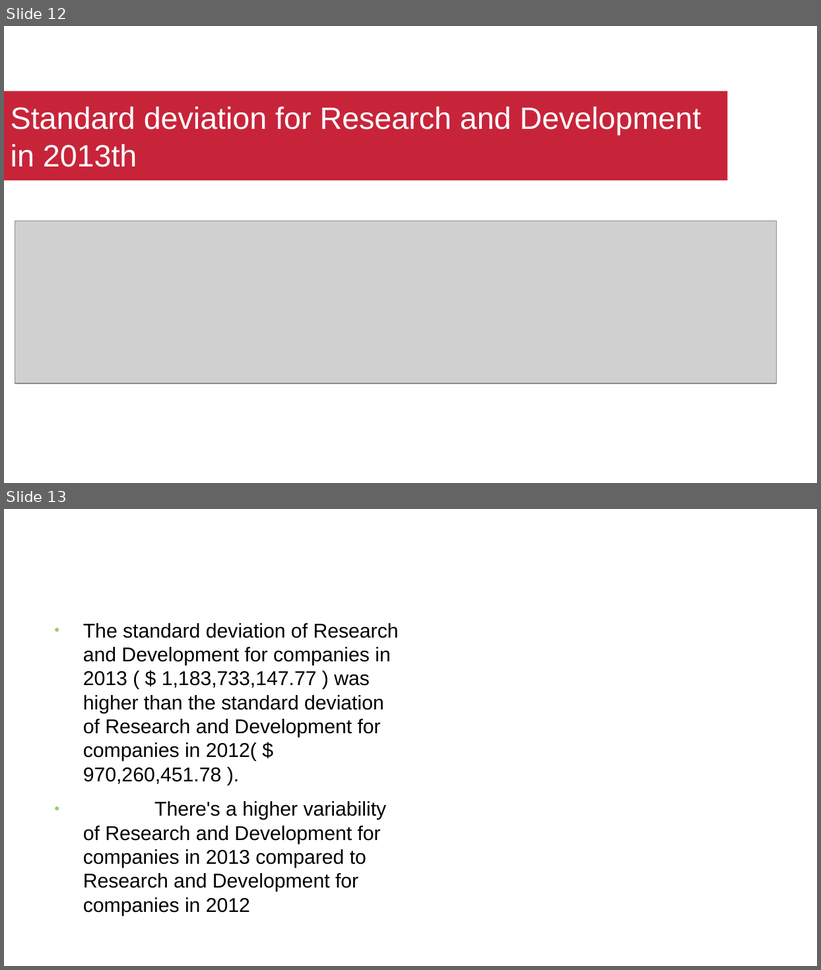
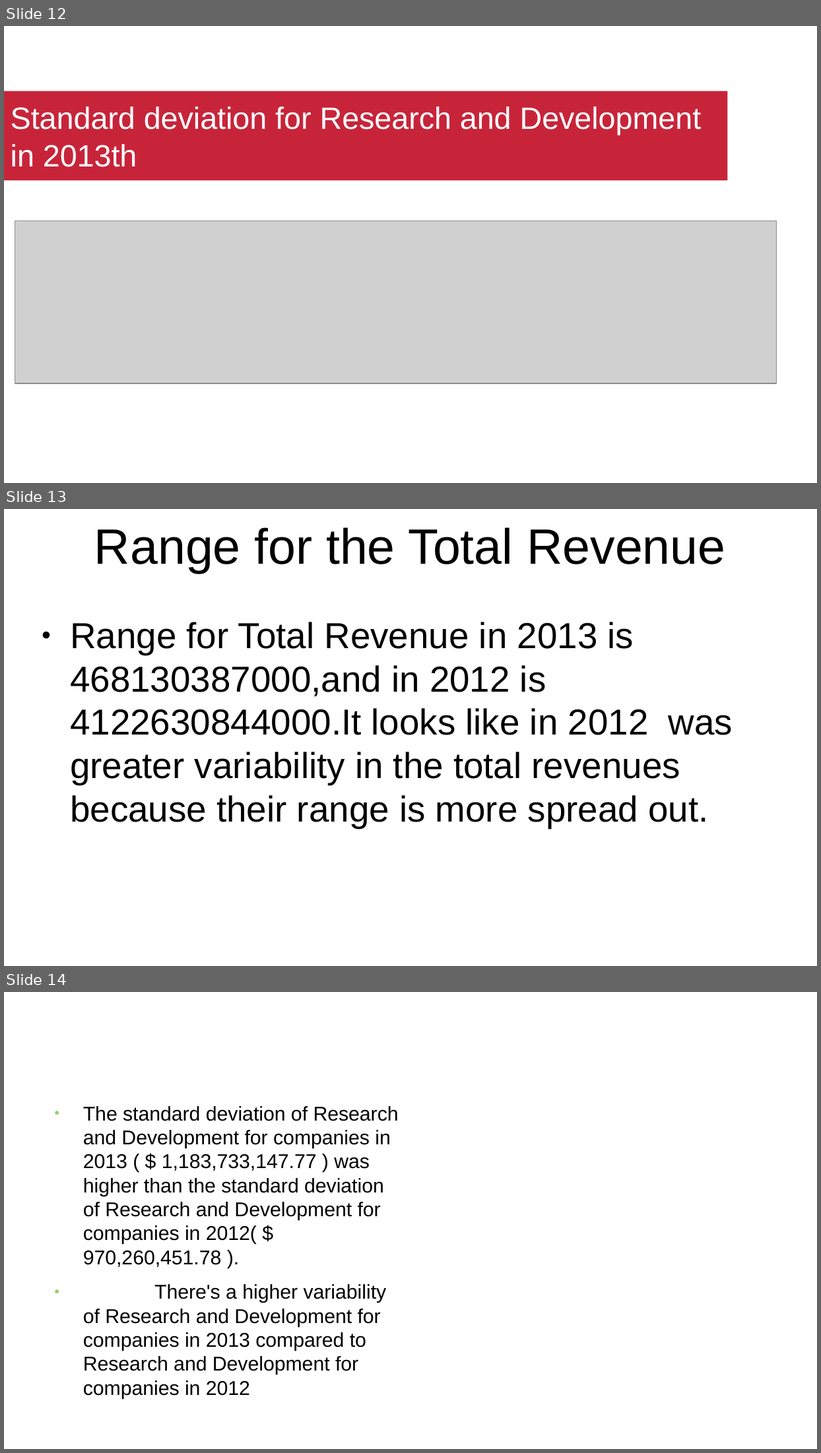
Before and after one commit to ivanamark/Business-Analytics, a slide deck: nyse-data-project-submission-template.odp. Shown one above the other, each under a label of ours: slides 12 and 13 before the commit, slides 12, 13 and 14 after it. The pictures are 821x970 and 821x1453 pixels, drawn with LibreOffice and Linux fonts; fonts in the diff are those of the drawing; grey boxes stand for pictures; background and template pictures are left out. Boxes give left, top, right and bottom in pixels: in the first picture for what was removed or moved away, otherwise in the second. Text is boxed around its words. In the diff, an @@ line names an element or a change of style, - is before the commit and + after.

```diff
--- a/nyse-data-project-submission-template.odp
+++ b/nyse-data-project-submission-template.odp
@@ slide 13 added at bbox=[4, 509, 817, 966], background #FFFFFF @@
@@ title added at bbox=[94, 527, 725, 573], 44 pt, text #000000 @@
+Range for the Total Revenue
@@ text added at bbox=[70, 622, 733, 828], 32 pt, text #000000 @@
+● Range for Total Revenue in 2013 is 468130387000,and in 2012 is 4122630844000.It looks like in 2012 was greater variability in the total revenues because their range is more spread out.
@@ what was slide 13 is now slide 14 @@
```
Also in this commit, not shown: 2 other slides added.
